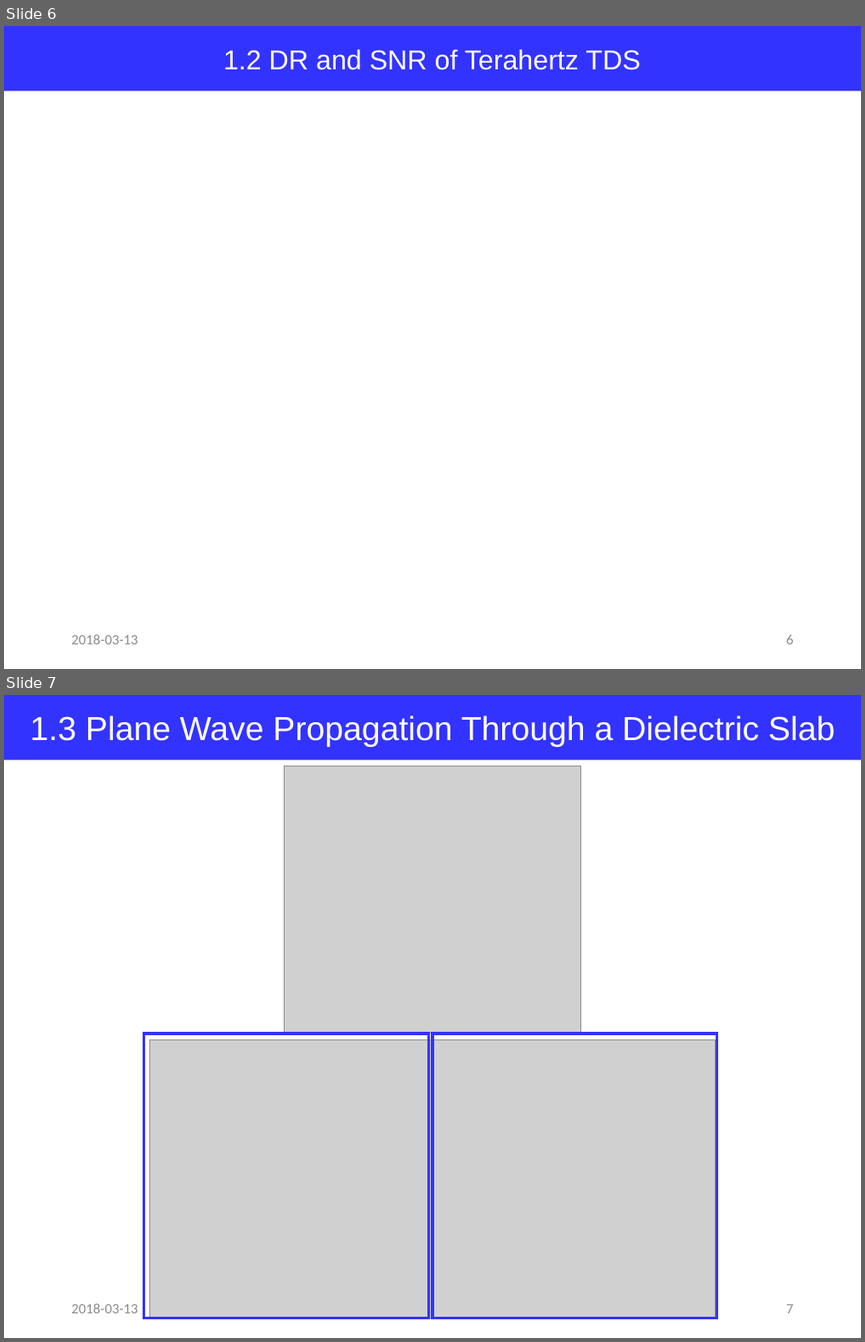
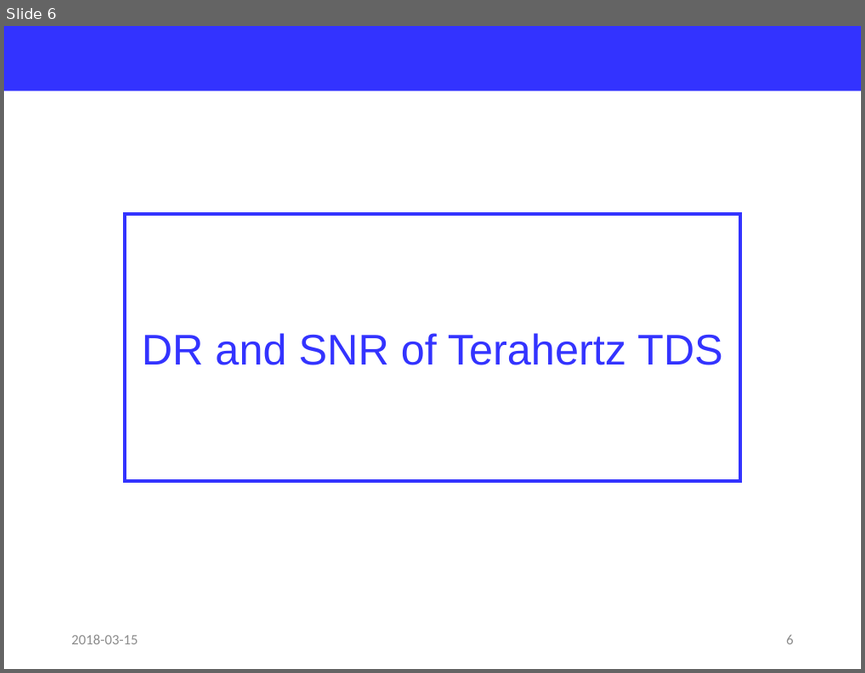
Before and after one commit to jglee96/NBTP_Lab, a slide deck: Terahertz Metrology/Ch3/Terahertz Metrology_Ch3.pptx. Shown one above the other, each under a label of ours: slides 6 and 7 before the commit, slide 6 after it. The pictures are 865x1342 and 865x673 pixels, drawn with LibreOffice and Linux fonts; fonts in the diff are those of the drawing; grey boxes stand for pictures. Boxes give left, top, right and bottom in pixels: in the first picture for what was removed or moved away, otherwise in the second. Text is boxed around its words. In the diff, an @@ line names an element or a change of style, - is before the commit and + after.

```diff
--- a/Terahertz Metrology/Ch3/Terahertz Metrology_Ch3.pptx
+++ b/Terahertz Metrology/Ch3/Terahertz Metrology_Ch3.pptx
@@ slide 7 removed at (x1=4, y1=695, x2=861, y2=1338), background #FFFFFF @@
@@ rectangle removed at (x1=4, y1=695, x2=861, y2=760) @@
-1.3 Plane Wave Propagation Through a Dielectric Slab
@@ picture removed at (x1=284, y1=766, x2=580, y2=1033) @@
@@ rectangle removed at (x1=143, y1=1033, x2=428, y2=1318) @@
@@ picture removed at (x1=149, y1=1039, x2=715, y2=1318) @@
@@ rectangle removed at (x1=432, y1=1033, x2=717, y2=1318) @@
@@ text removed at (x1=71, y1=1303, x2=137, y2=1313) @@
-2018-03-13
@@ page number removed at (x1=786, y1=1304, x2=793, y2=1313) @@
-7
@@ slide 6 changed as well @@
@@ rectangle added at (x1=4, y1=26, x2=861, y2=91), fill #3333FF @@
@@ rectangle "DR and SNR of Terahertz ..." resized from (x1=4, y1=26, x2=861, y2=91) to (x1=125, y1=214, x2=741, y2=481) @@
@@ rectangle "DR and SNR of Terahertz ..." at (x1=125, y1=214, x2=741, y2=481): fill #3333FF to none; outline none to #3333FF 3 pt @@
@@ text in rectangle at (x1=142, y1=333, x2=723, y2=365): text changed; size 23 to 36 pt; text colour #FFFFFF to #3333FF @@
-1.2 DR and SNR of Terahertz TDS
+DR and SNR of Terahertz TDS
@@ text at (x1=71, y1=634, x2=137, y2=644): text changed @@
-2018-03-13
+2018-03-15
```
Also in this commit, not shown: 6 other slides changed, 9 slides added, 16 other slides removed, 14 other files.
